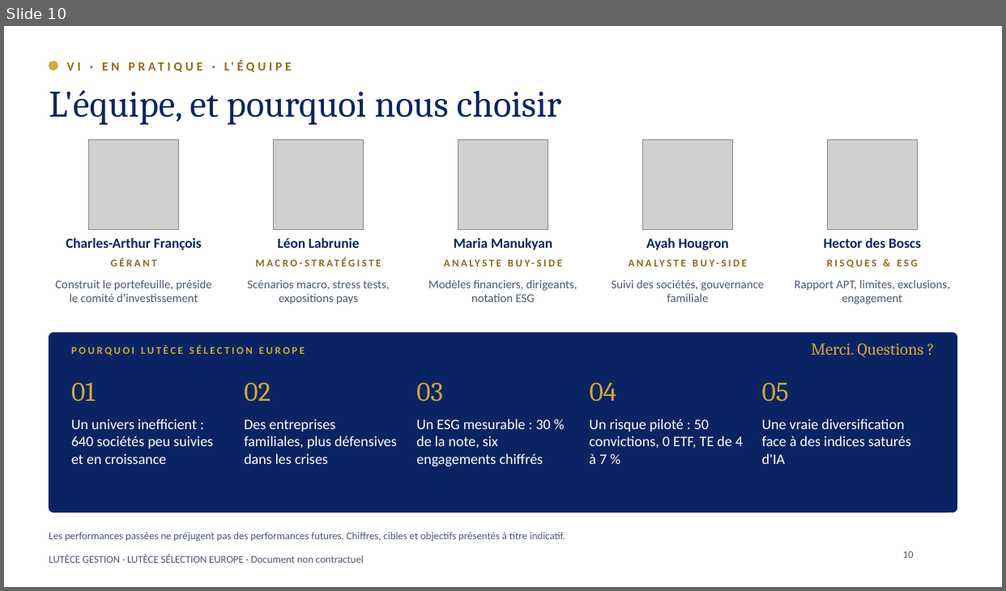
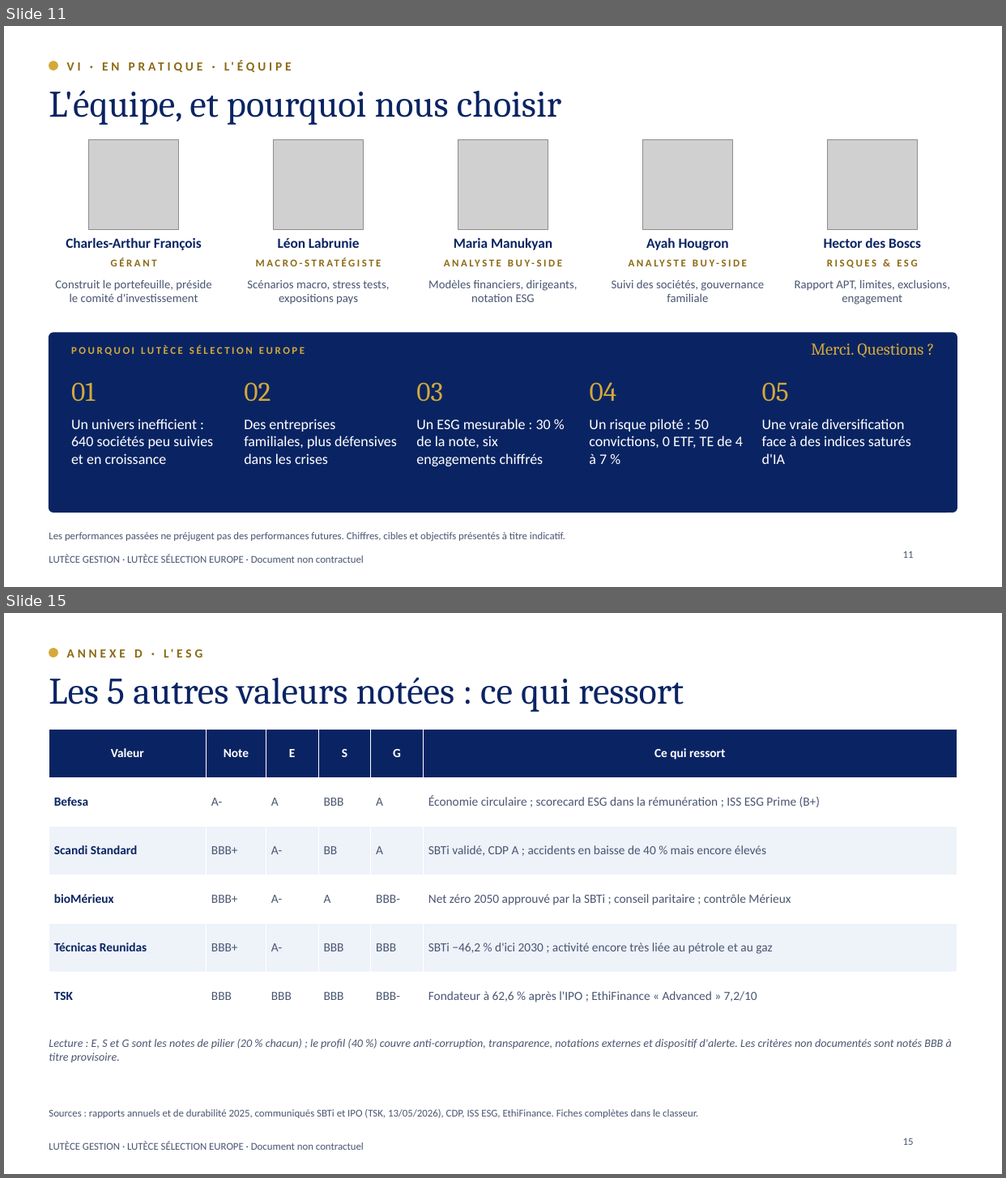
Before and after one commit to charlesarthurfrancois-sys/ponytail, a slide deck: student-challenge/Lutece_Selection_Europe_Student_Challenge.pptx. Shown one above the other, each under a label of ours: slide 10 before the commit, slides 11 and 15 after it; the slides between them are not shown. The pictures are 1006x591 and 1006x1178 pixels, drawn with LibreOffice and Linux fonts; fonts in the diff are those of the drawing; grey boxes stand for pictures; background and template pictures are left out. Boxes give left, top, right and bottom in pixels: in the first picture for what was removed or moved away, otherwise in the second. Text is boxed around its words. In the diff, an @@ line names an element or a change of style, - is before the commit and + after.

```diff
--- a/student-challenge/Lutece_Selection_Europe_Student_Challenge.pptx
+++ b/student-challenge/Lutece_Selection_Europe_Student_Challenge.pptx
@@ slide 15 added at (4, 613, 1002, 1174), background #FFFFFF; not listed: 2 template elements that a slide beside it also shows @@
@@ text added at (134, 649, 173, 658), 12 pt, text #8C6A14, bold @@
+ANNEXE D · L'ESG
@@ title added at (49, 677, 684, 712), 36 pt, text #0A2463 @@
+Les 5 autres valeurs notées : ce qui ressort
@@ table added at (49, 729, 957, 1021), 6 rows, 6 columns @@
+Valeur | Note | E | S | G | Ce qui ressort
+Befesa | A- | A | BBB | A | Économie circulaire ; scorecard ESG dans la rémunération ; ISS ESG Prime (B+)
+Scandi Standard | BBB+ | A- | BB | A | SBTi validé, CDP A ; accidents en baisse de 40 % mais encore élevés
+bioMérieux | BBB+ | A- | A | BBB- | Net zéro 2050 approuvé par la SBTi ; conseil paritaire ; contrôle Mérieux
+Técnicas Reunidas | BBB+ | A- | BBB | BBB | SBTi −46,2 % d'ici 2030 ; activité encore très liée au pétrole et au gaz
+TSK | BBB | BBB | BBB | BBB- | Fondateur à 62,6 % après l'IPO ; EthiFinance « Advanced » 7,2/10
@@ text added at (49, 1039, 952, 1063), 11 pt, text #4A5672, italic @@
+Lecture : E, S et G sont les notes de pilier (20 % chacun) ; le profil (40 %) couvre anti-corruption, transparence, notations externes et dispositif d'alerte. Les critères non documentés sont notés BBB à titre provisoire.
@@ text added at (49, 1110, 698, 1118), 10 pt, text #4A5672 @@
+Sources : rapports annuels et de durabilité 2025, communiqués SBTi et IPO (TSK, 13/05/2026), CDP, ISS ESG, EthiFinance. Fiches complètes dans le classeur.
@@ page number added at (903, 1138, 914, 1145), 10 pt, text #4A5672 @@
+15
@@ what was slide 10 is now slide 11 @@
@@ page number at (903, 552, 914, 558): text changed @@
-10
+11
```
Also in this commit, not shown: 8 slides changed, 5 other slides added, 1 other file.
